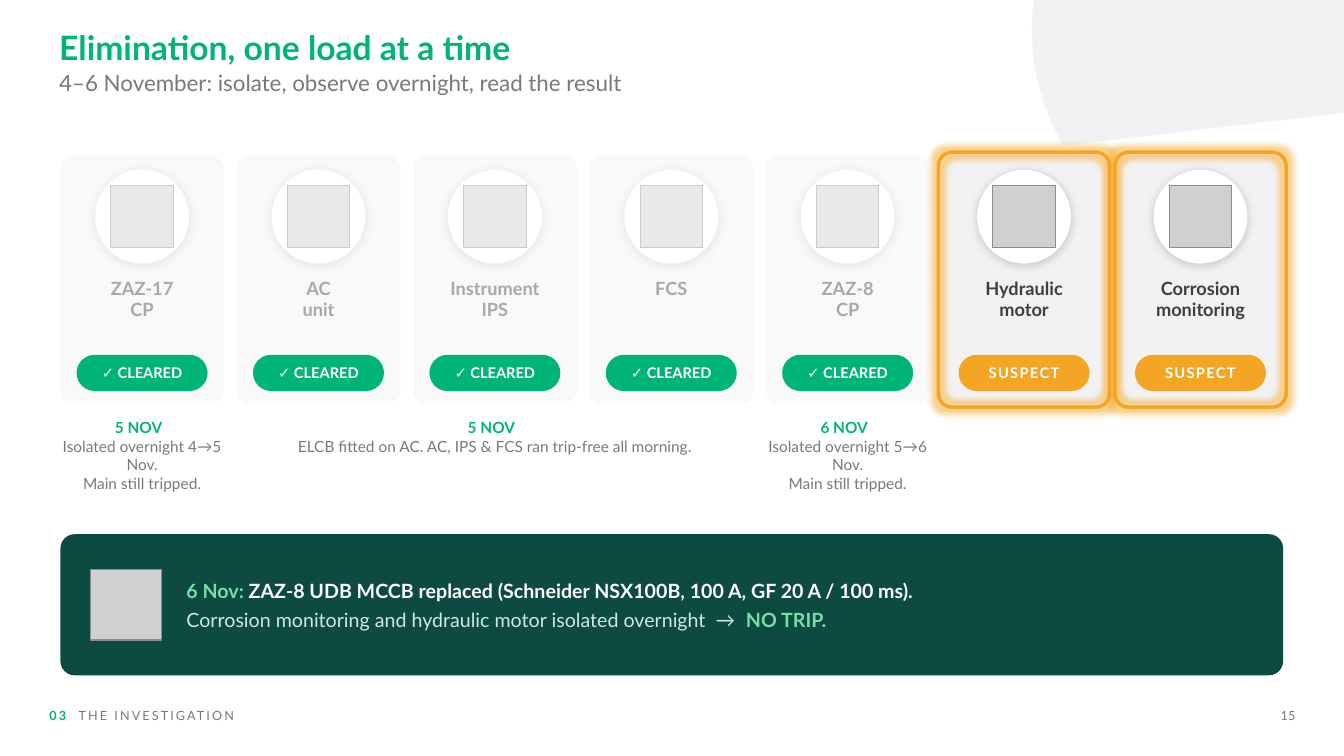
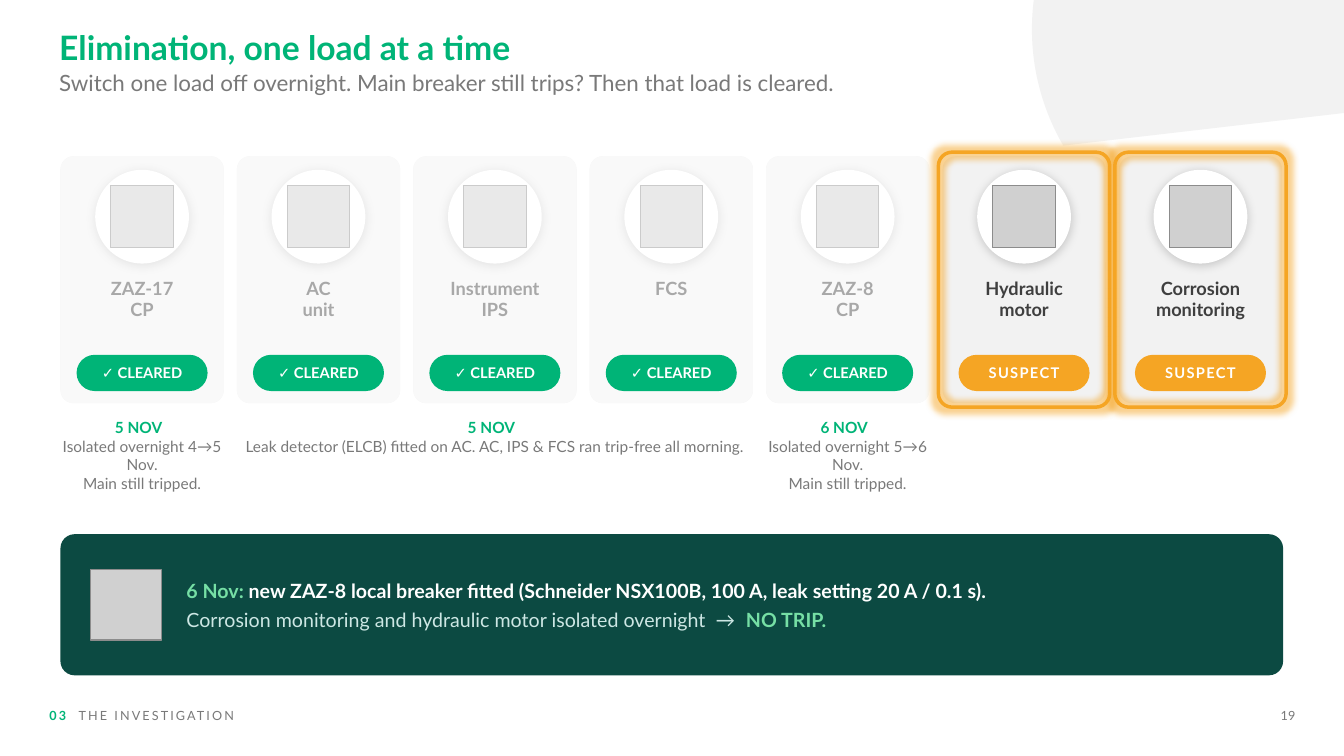
Before and after one commit to nasr9787alfarsi-alt/Nasr, a slide deck: slide 19 of presentations/ZAZ-8_Main_PDB_MCCB_Tripping_Investigation.pptx (slide 15 before the commit). Drawn at 1344x756 pixels with LibreOffice and Linux fonts; fonts in the diff are those of the drawing; grey boxes stand for pictures; background and template pictures are left out. Boxes give left, top, right and bottom in pixels: in the first picture for what was removed or moved away, otherwise in the second. Text is boxed around its words. In the diff, an @@ line names an element or a change of style, - is before the commit and + after.

```diff
--- a/presentations/ZAZ-8_Main_PDB_MCCB_Tripping_Investigation.pptx
+++ b/presentations/ZAZ-8_Main_PDB_MCCB_Tripping_Investigation.pptx
@@ text at (x1=59, y1=74, x2=834, y2=95): text changed @@
-4–6 November: isolate, observe overnight, read the result
+Switch one load off overnight. Main breaker still trips? Then that load is cleared.
@@ text at (x1=246, y1=440, x2=744, y2=455): text changed @@
-ELCB fitted on AC. AC, IPS & FCS ran trip-free all morning.
+Leak detector (ELCB) fitted on AC. AC, IPS & FCS ran trip-free all morning.
@@ text at (x1=186, y1=583, x2=986, y2=602): text changed @@
-6 Nov: ZAZ-8 UDB MCCB replaced (Schneider NSX100B, 100 A, GF 20 A / 100 ms).
+6 Nov: new ZAZ-8 local breaker fitted (Schneider NSX100B, 100 A, leak setting 20 A / 0.1 s).
@@ text at (x1=1281, y1=711, x2=1296, y2=720): text changed @@
-15
+19
```
Also in this commit, not shown: 22 other slides changed, 6 slides added.
